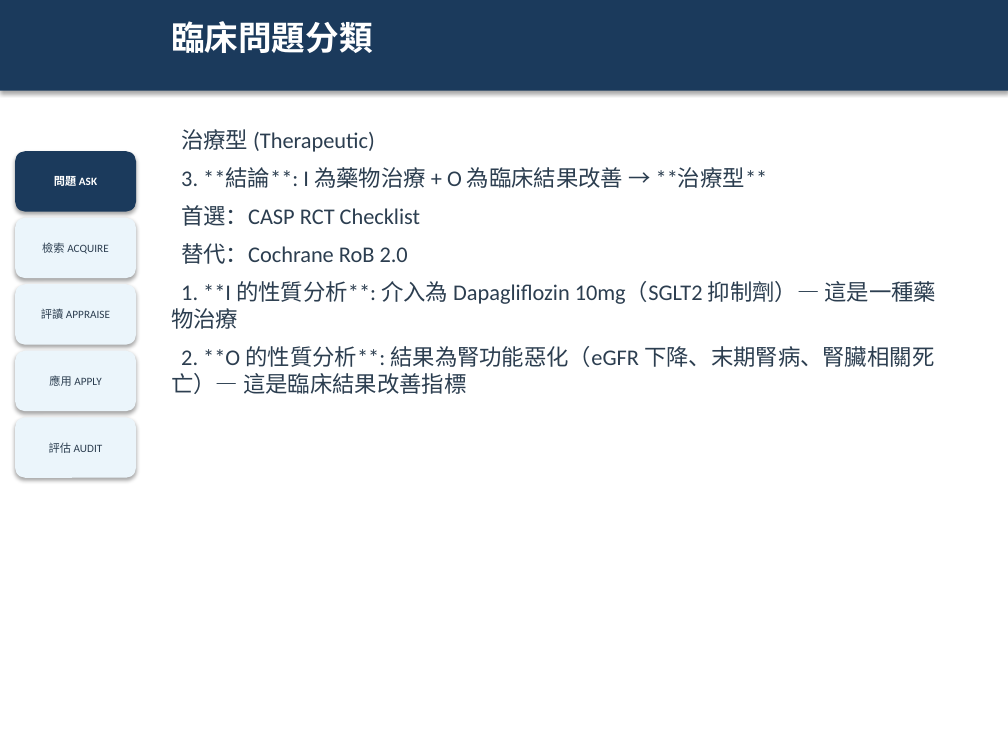
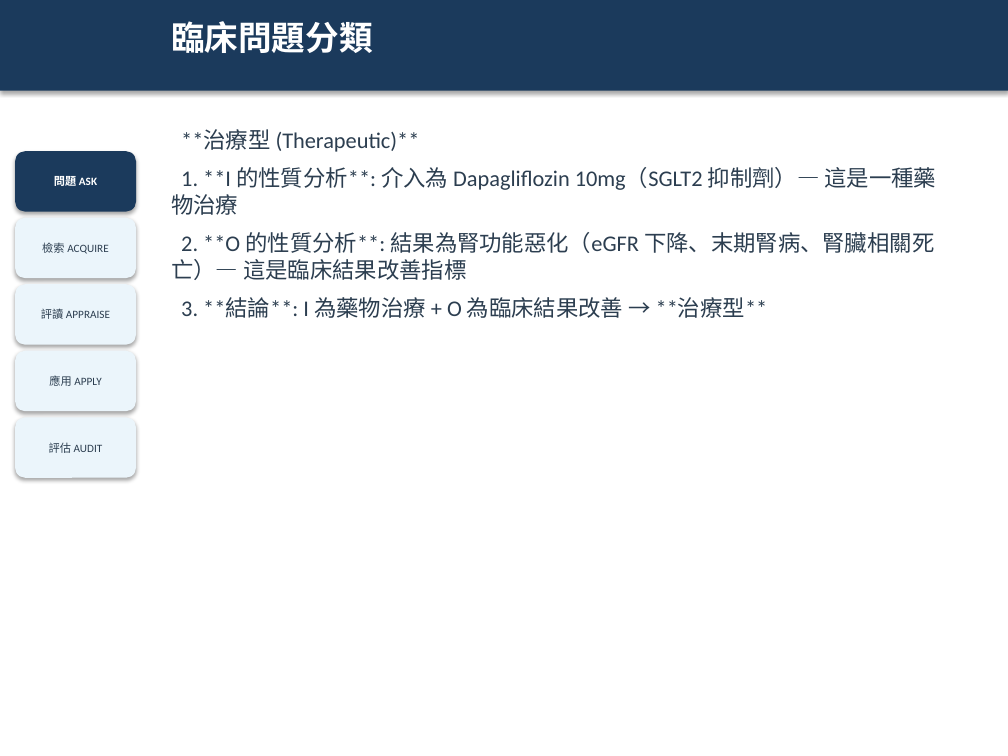
Before and after one commit to platypus31/ebm-report-pipeline, a slide deck: slide 11 of projects/example-sglt2i-ckd/06_slides/ebm-report.pptx. Drawn at 1008x756 pixels with LibreOffice and Linux fonts; fonts in the diff are those of the drawing. Boxes give left, top, right and bottom in pixels: in the first picture for what was removed or moved away, otherwise in the second. Text is boxed around its words. In the diff, an @@ line names an element or a change of style, - is before the commit and + after.

```diff
--- a/projects/example-sglt2i-ckd/06_slides/ebm-report.pptx
+++ b/projects/example-sglt2i-ckd/06_slides/ebm-report.pptx
@@ text at [181,129,420,152]: text changed @@
-治療型 (Therapeutic)
-3. **結論**: I 為藥物治療 + O 為臨床結果改善 → **治療型**
-首選：CASP RCT Checklist
-替代：Cochrane RoB 2.0
+**治療型 (Therapeutic)**
@@ text at [181,297,768,318]: paragraph added @@
+3. **結論**: I 為藥物治療 + O 為臨床結果改善 → **治療型**
```
Also in this commit, not shown: 7 other slides changed, 2 other files.
